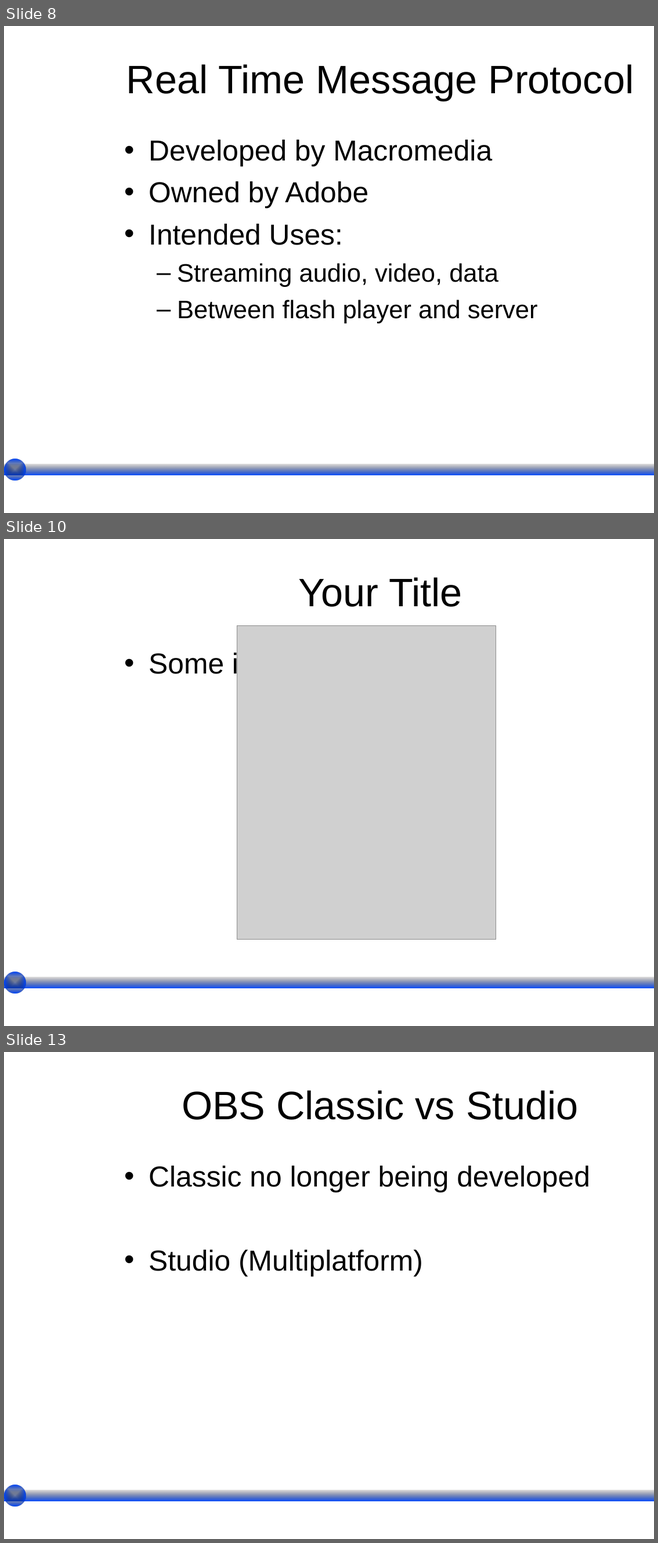
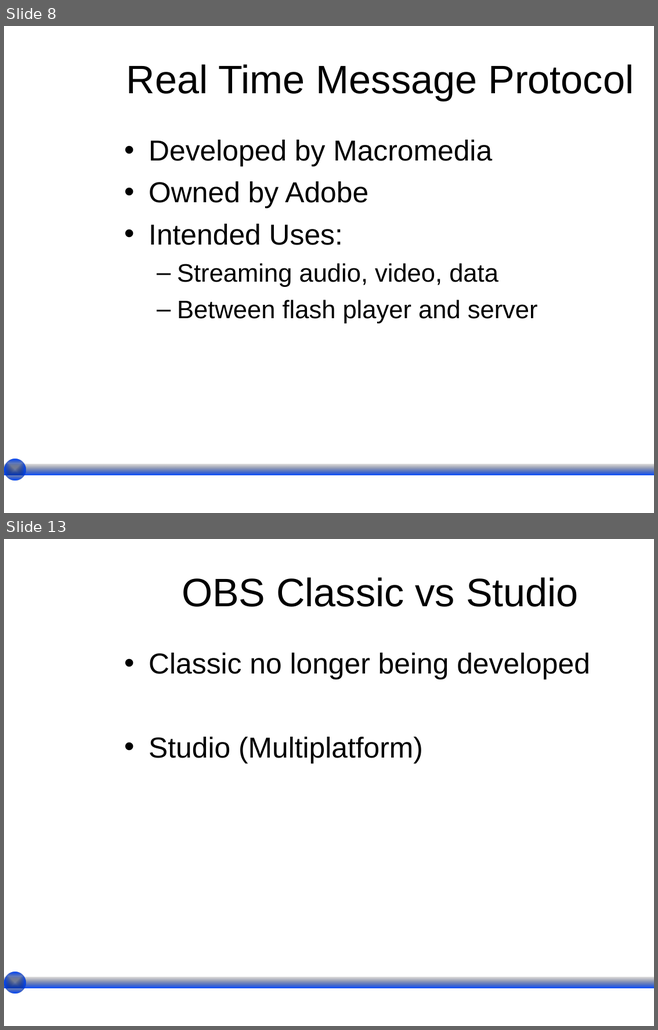
Before and after one commit to wesreisz/cis411-lightningTalks, a slide deck: KhaLe_LightningTalk.ppt. Shown one above the other, each under a label of ours: slides 8, 10 and 13 before the commit, slides 8 and 13 after it; the slides between them are not shown. The pictures are 658x1543 and 658x1030 pixels, drawn with LibreOffice and Linux fonts; fonts in the diff are those of the drawing; grey boxes stand for pictures; background and template pictures are left out. Boxes give left, top, right and bottom in pixels: in the first picture for what was removed or moved away, otherwise in the second. Text is boxed around its words. In the diff, an @@ line names an element or a change of style, - is before the commit and + after.

```diff
--- a/KhaLe_LightningTalk.ppt
+++ b/KhaLe_LightningTalk.ppt
@@ slide 10 removed at [4,539,654,1026], background picture (left out) @@
@@ title removed at [298,577,462,607] @@
-Your Title
@@ picture removed at [237,625,496,939] @@
@@ text removed at [148,651,278,680] @@
-• Some info
@@ ellipse removed at [4,972,25,994] @@
@@ rectangle removed at [4,977,654,988] @@
```
Also in this commit, not shown: 7 slides changed, 1 slide added.
